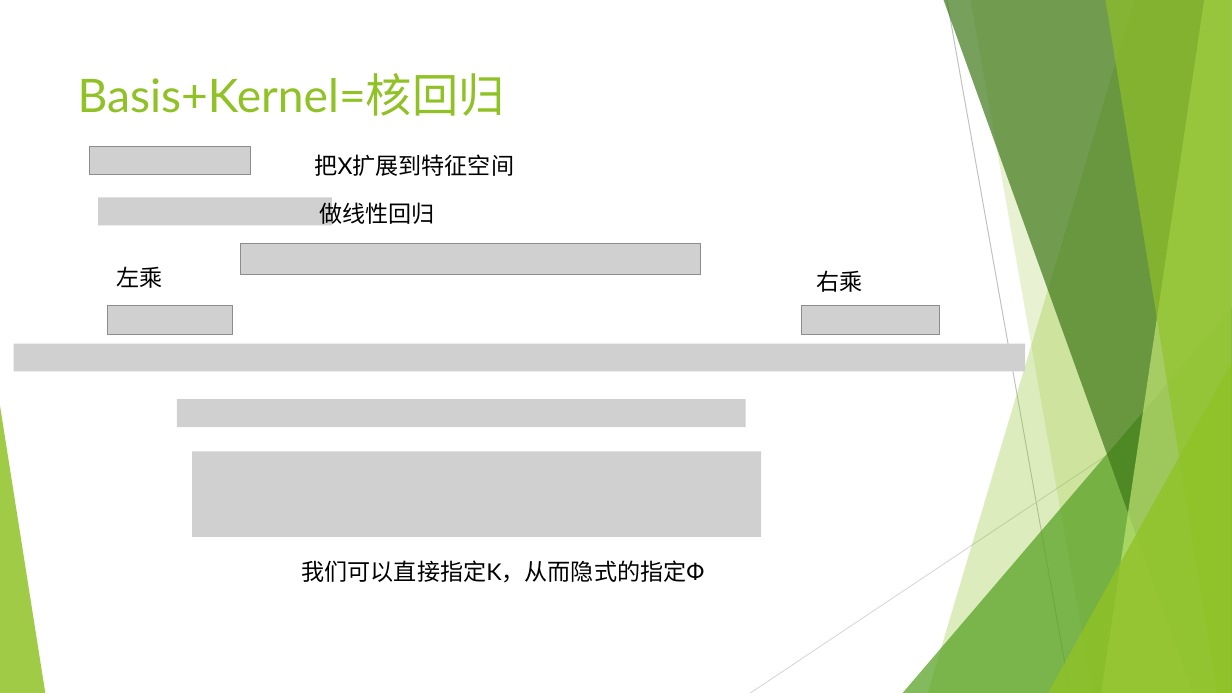
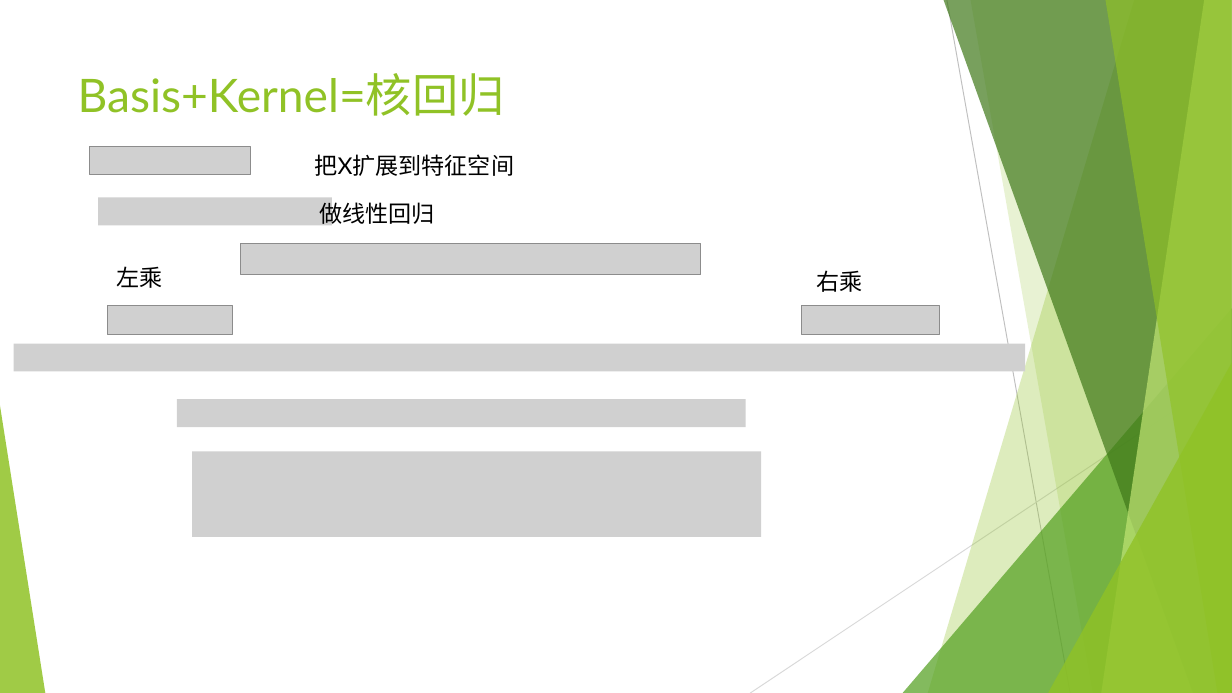
Before and after one commit to wangyi-fudan/BIOL130173, a slide deck: slide 31 of 7_basis_kernel.pptx (slide 30 before the commit). Drawn at 1232x693 pixels with LibreOffice and Linux fonts; fonts in the diff are those of the drawing; grey boxes stand for pictures. Boxes give left, top, right and bottom in pixels: in the first picture for what was removed or moved away, otherwise in the second. Text is boxed around its words. In the diff, an @@ line names an element or a change of style, - is before the commit and + after.

```diff
--- a/7_basis_kernel.pptx
+++ b/7_basis_kernel.pptx
@@ text removed at [302, 560, 705, 583] @@
-我们可以直接指定K，从而隐式的指定Ф
```
Also in this commit, not shown: 6 other slides changed, 1 slide added.
